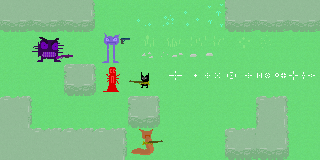
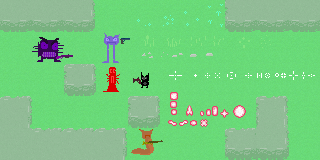
Layered file, before and after one edit (320×160). Changes by layer:
added layer "Projectiles" above "Rifle copy" over [168, 92, 246, 127]
hid "Rifle" over [129, 78, 150, 85]
showed "Flaregun" over [133, 77, 141, 84]
